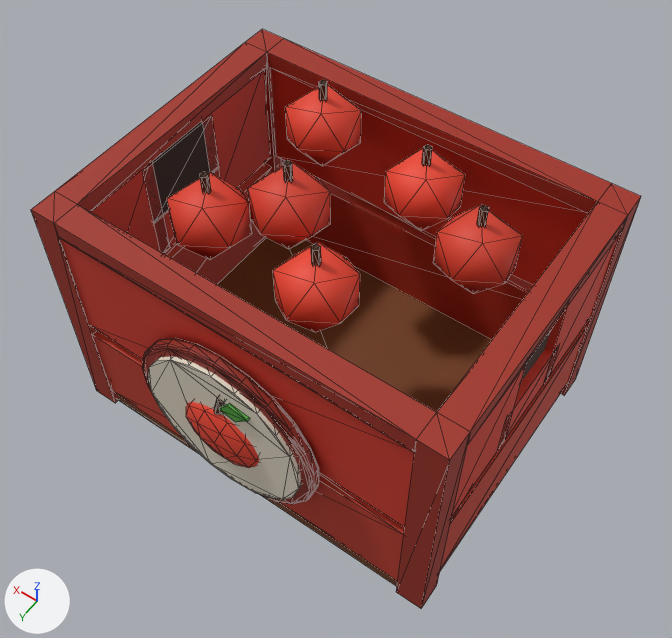
A saved change to the glTF model game/assets/models/props_v3/crate_apple.glb.
One viewpoint serves both versions: a 50 mm lens placed at (-0.333, 0.47, 0.854), pointed at (-0.011, 0.018, 0.143). Every picture has the same lights, and +X, +Y and +Z are marked at lower left. The picture after the commit comes second. Mesh edges are drawn as thin lines. Vertices at exactly the same position are counted once.

Names of what the first picture shows: 'pv3_crate_apple'.
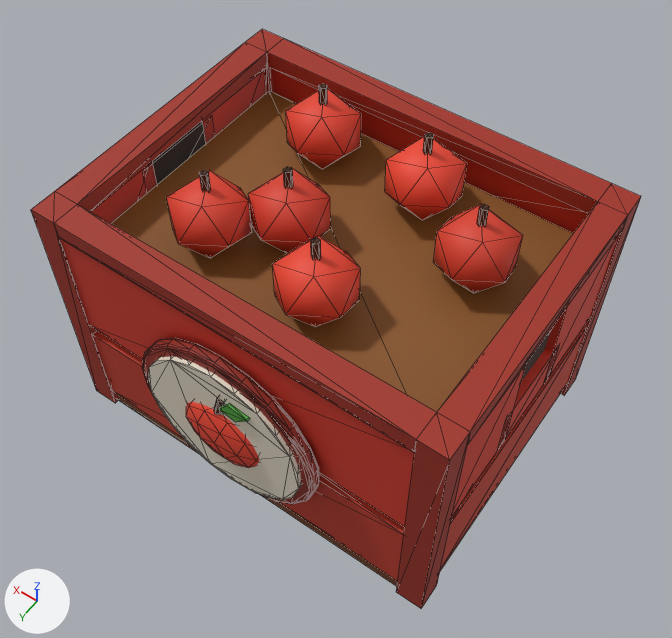
Boxes (x1, y1, x2, y2) around the edits, measured in the pictures (672 x 638 px; the box of a moved part takes in the faces that stretch with it):
part 1 of me_pv3_crate_apple, added
    after: (111, 91, 573, 412)
part 2 of me_pv3_crate_apple, moved or reshaped
    before: (311, 244, 321, 266)
    after: (311, 237, 321, 260)
part 3 of me_pv3_crate_apple, moved or reshaped
    before: (477, 205, 489, 227)
    after: (477, 204, 489, 226)
part 4 of me_pv3_crate_apple, moved or reshaped
    before: (319, 80, 327, 101)
    after: (423, 132, 434, 154)
part 5 of me_pv3_crate_apple, moved or reshaped
    before: (283, 160, 293, 182)
    after: (319, 84, 327, 105)
part 6 of me_pv3_crate_apple, moved or reshaped
    before: (200, 171, 211, 193)
    after: (199, 170, 211, 192)
part 7 of me_pv3_crate_apple, moved or reshaped
    before: (273, 242, 360, 332)
    after: (433, 204, 523, 293)
part 8 of me_pv3_crate_apple, moved or reshaped
    before: (248, 162, 331, 249)
    after: (286, 89, 361, 169)
part 9 of me_pv3_crate_apple, moved or reshaped
    before: (167, 172, 252, 259)
    after: (167, 171, 252, 258)
part 10 of me_pv3_crate_apple, moved or reshaped
    before: (285, 85, 523, 294)
    after: (248, 136, 467, 327)
part 11 of me_pv3_crate_apple, recoloured
    before: (384, 171, 454, 280)
    after: (249, 168, 360, 275)

The edits, one by one:
me_pv3_crate_apple is used by ob_pv3_crate_apple; location (0.0, 0.0, 0.0).
me_pv3_crate_apple had 772 vertices, 1404 faces and spanned x -0.21..0.21, y -0.189..0.189, z 0.0..0.319.
me_pv3_crate_apple now has 780 vertices, 1416 faces and spans x -0.21..0.21, y -0.189..0.189, z 0.0..0.317.
me_pv3_crate_apple part 1: a new loose piece, a box spanning x -0.184..0.184, y -0.134..0.134, z 0.21..0.23, in mat_wv2_wood.
me_pv3_crate_apple part 2: the loose piece of 10 vertices spanning x -0.034..-0.027, y 0.07..0.077, z 0.288..0.308 is moved by (0.0, 0.0, 0.008).
me_pv3_crate_apple part 3: the loose piece of 10 vertices spanning x -0.123..-0.116, y -0.04..-0.033, z 0.293..0.313 is moved by (0.0, 0.0, 0.001).
me_pv3_crate_apple part 4: the loose piece of 10 vertices spanning x 0.075..0.083, y -0.091..-0.084, z 0.297..0.317 is moved by (-0.117, 0.005, 0.0).
me_pv3_crate_apple part 5: the loose piece of 10 vertices spanning x 0.035..0.042, y 0.015..0.023, z 0.299..0.319 is moved by (0.04, -0.106, -0.006).
me_pv3_crate_apple part 6: the loose piece of 10 vertices spanning x 0.088..0.096, y 0.061..0.068, z 0.292..0.312 is moved by (0.0, 0.0, 0.002).
me_pv3_crate_apple part 7: the loose piece of 12 vertices spanning x -0.068..0.007, y 0.031..0.115, z 0.226..0.29 is moved by (-0.089, -0.11, 0.006).
me_pv3_crate_apple part 8: the loose piece of 12 vertices spanning x 0.001..0.076, y -0.023..0.061, z 0.237..0.301 is moved by (0.04, -0.106, -0.006).
me_pv3_crate_apple part 9: the loose piece of 12 vertices spanning x 0.054..0.13, y 0.022..0.106, z 0.23..0.294 is moved by (0.0, 0.0, 0.002).
Part 10, on me_pv3_crate_apple:
26 vertices are removed from x -0.15..0.117, y -0.13..-0.018, z 0.231..0.303.
69 faces are deleted.
20 vertices move from x -0.157..0.091, y -0.106..0.005, z 0.221..0.303 to x -0.061..0.076, y -0.125..0.092, z 0.23..0.312.
26 vertices are added at x -0.076..0.069, y -0.101..0.115, z 0.23..0.312.
13 new faces join them, mat_wv2_wood.
56 new faces join them, mat_wv2_glossy.
me_pv3_crate_apple part 11: 4 kept faces spanning x -0.061..0.069, y -0.125..0.092, z 0.235..0.298 get new vertex colours; the middle colour goes from red #ea452e to red #e1422d.
